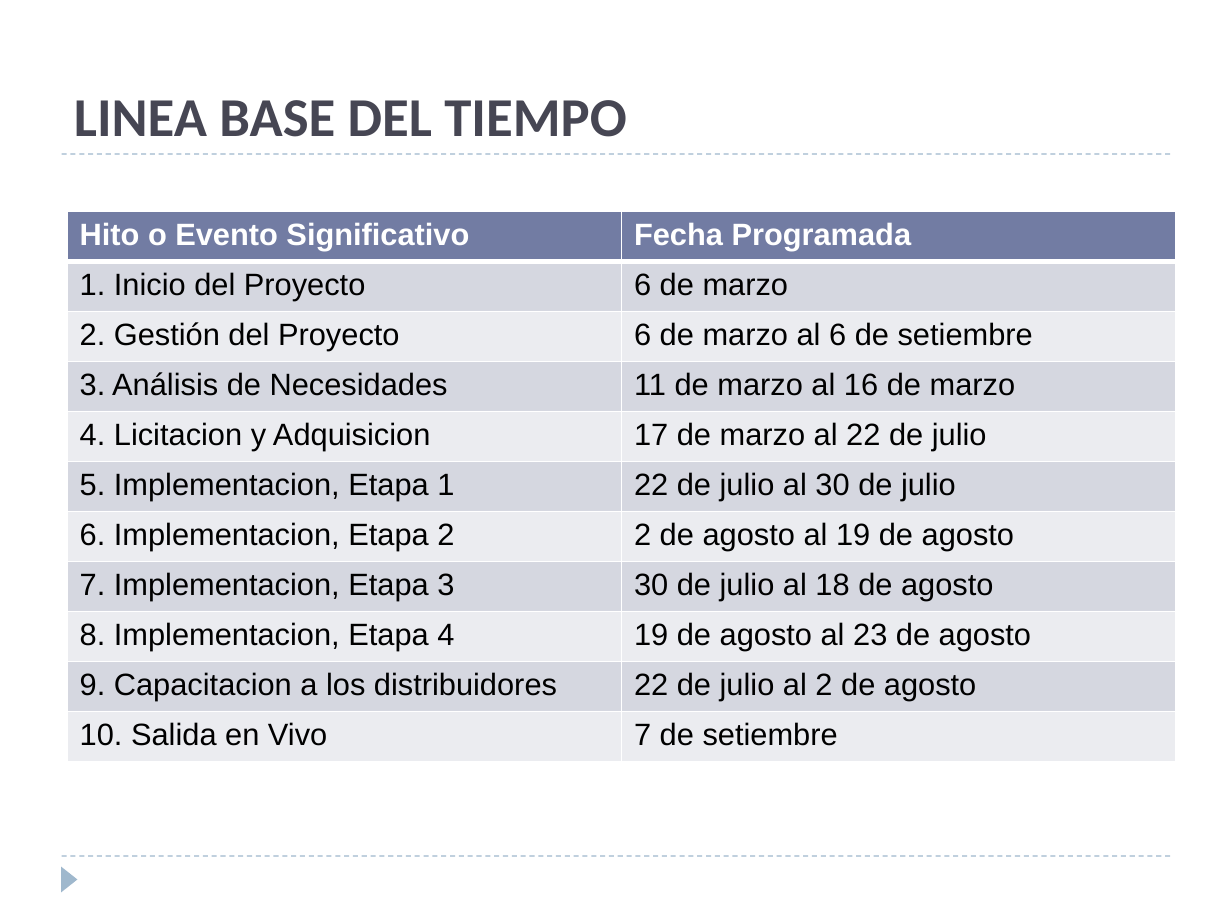
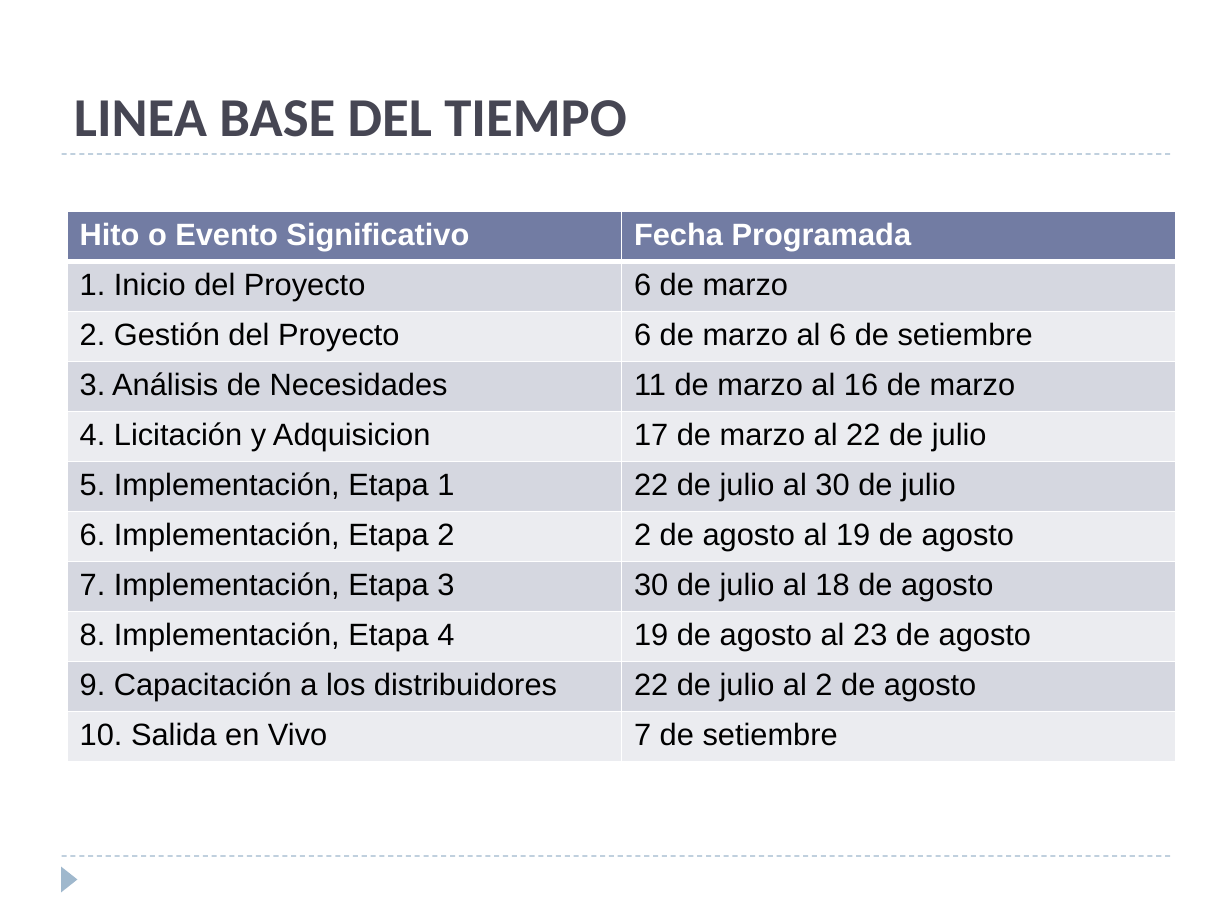
Before and after one commit to ebenites/gpy031, a slide deck: slide 7 of Sesion 10/presentacion.pptx. Drawn at 1232x924 pixels with LibreOffice and Linux fonts; fonts in the diff are those of the drawing. Boxes give left, top, right and bottom in pixels: in the first picture for what was removed or moved away, otherwise in the second. Text is boxed around its words. In the diff, an @@ line names an element or a change of style, - is before the commit and + after.

```diff
--- a/Sesion 10/presentacion.pptx
+++ b/Sesion 10/presentacion.pptx
@@ table at box(68, 212, 1177, 761) @@
-row 5, column 1: 4. Licitacion y Adquisicion
+row 5, column 1: 4. Licitación y Adquisicion
-row 6, column 1: 5. Implementacion, Etapa 1
+row 6, column 1: 5. Implementación, Etapa 1
-row 7, column 1: 6. Implementacion, Etapa 2
+row 7, column 1: 6. Implementación, Etapa 2
-row 8, column 1: 7. Implementacion, Etapa 3
+row 8, column 1: 7. Implementación, Etapa 3
-row 9, column 1: 8. Implementacion, Etapa 4
+row 9, column 1: 8. Implementación, Etapa 4
-row 10, column 1: 9. Capacitacion a los distribuidores
+row 10, column 1: 9. Capacitación a los distribuidores
```
Also in this commit, not shown: 2 other slides changed, 1 other file.
